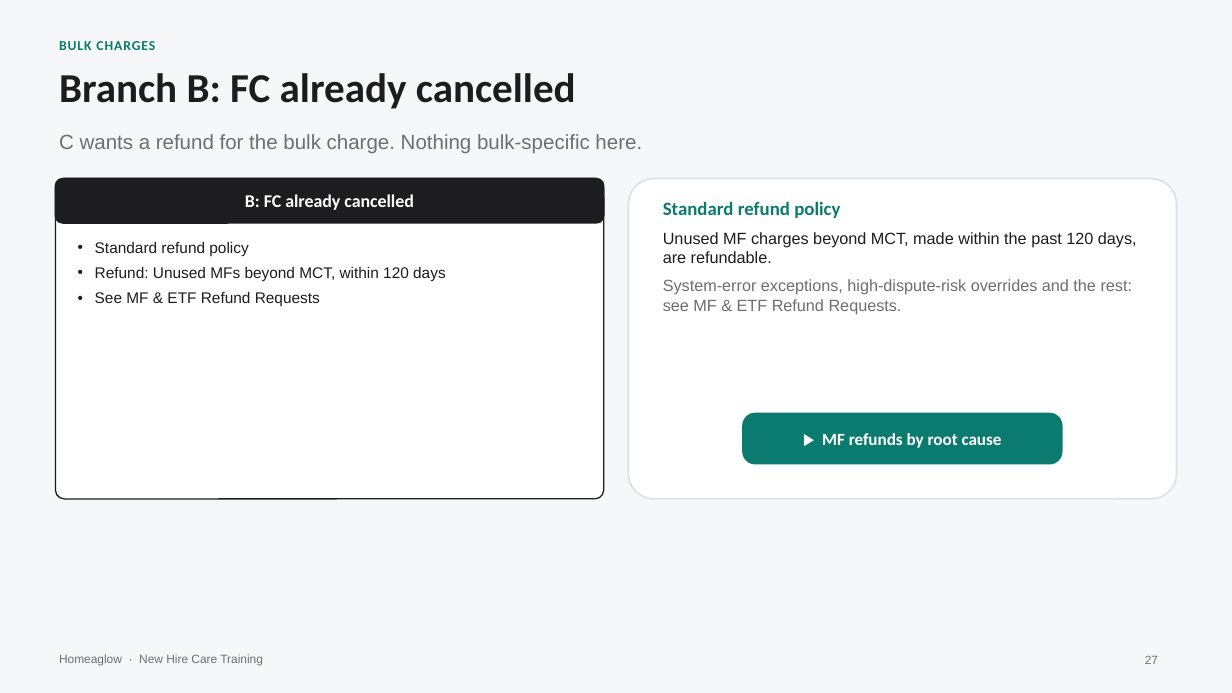
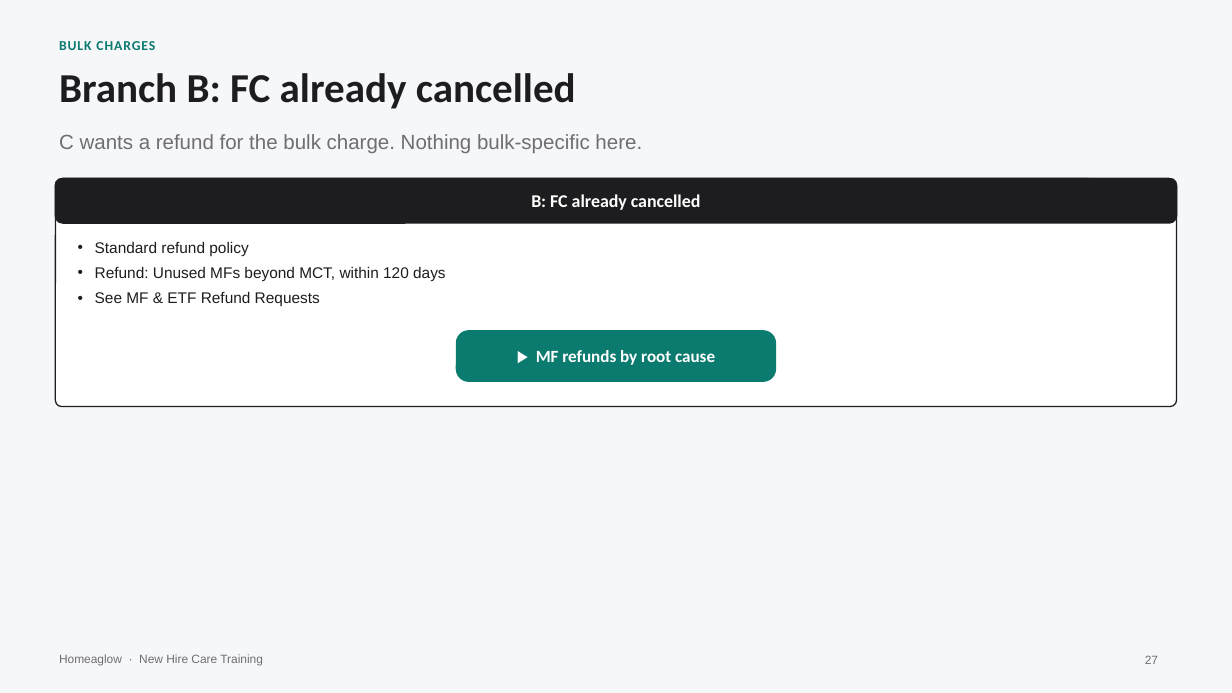
Before and after one commit to anjulimichelle/training, a slide deck: slide 27 of refunds-abuse-duplicates-bulk/refunds-abuse-duplicates-bulk.pptx. Drawn at 1232x693 pixels with LibreOffice and Linux fonts; fonts in the diff are those of the drawing. Boxes give left, top, right and bottom in pixels: in the first picture for what was removed or moved away, otherwise in the second. Text is boxed around its words. In the diff, an @@ line names an element or a change of style, - is before the commit and + after.

```diff
--- a/refunds-abuse-duplicates-bulk/refunds-abuse-duplicates-bulk.pptx
+++ b/refunds-abuse-duplicates-bulk/refunds-abuse-duplicates-bulk.pptx
@@ rounded rectangle "B: FC already cancelled": place and size @@
-rounded rectangle "B: FC already cancelled" at <box>55,179,604,223</box>
+rounded rectangle "B: FC already cancelled" at <box>55,179,1177,223</box>
@@ rounded rectangle: place and size @@
-rounded rectangle at <box>55,179,604,499</box>
+rounded rectangle at <box>55,179,1177,407</box>
@@ rounded rectangle removed at <box>628,179,1177,499</box> @@
@@ text removed at <box>663,201,1137,315</box> @@
-Standard refund policy
-Unused MF charges beyond MCT, made within the past 120 days, are refundable.
-System-error exceptions, high-dispute-risk overrides and the rest: see MF & ETF Refund Requests.
@@ rounded rectangle "▶ MF refunds by root ...": place and size @@
-rounded rectangle "▶ MF refunds by root ..." at <box>742,413,1062,464</box>
+rounded rectangle "▶ MF refunds by root ..." at <box>456,330,776,382</box>
```
Also in this commit, not shown: 1 other slide changed, 1 other file.
